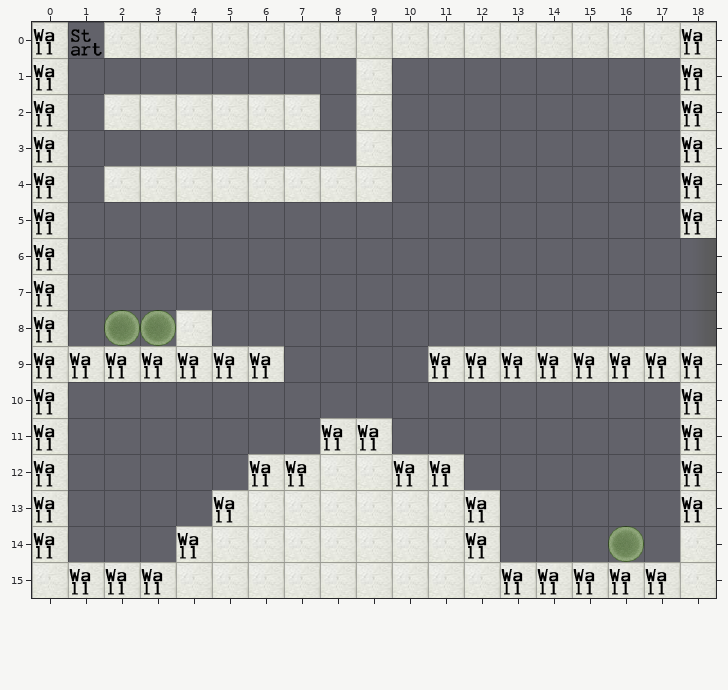
Level history. Tiled map: level1.tmx. Above: the version before the commit.
Cells are 48x48 px. Shown: x 0..18, y 0..15. Tiles whose own drawing changed are shown in their newer look in all pictures.
The result:
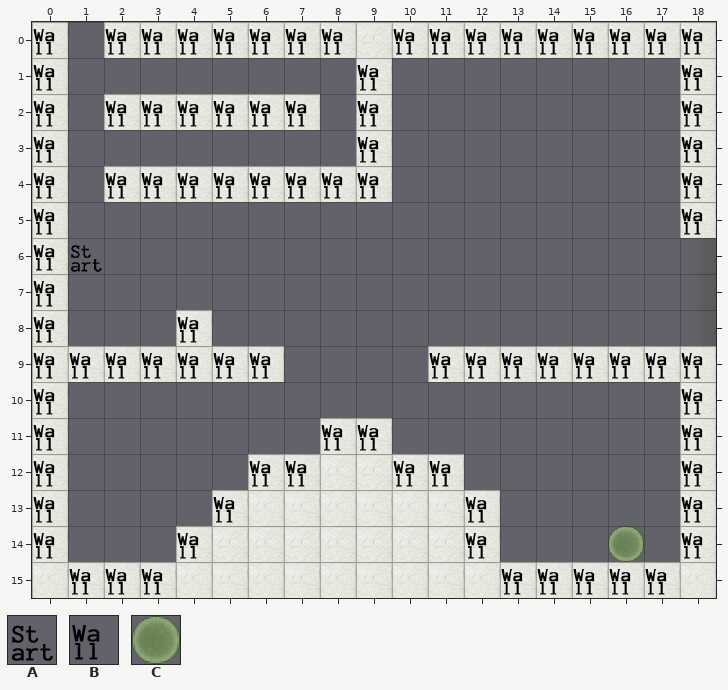
Key: from "objects": A 0, B 3, C 8.
_ is an empty cell.
See-through tiles are keyed as they look on the map.
What changed:
Layer "Tiles":
y 0: x 1 A -> _
Layer "Objects":
y 0: x 2..8 _______ -> BBBBBBB; x 10..17 ________ -> BBBBBBBB
y 1: x 9 _ -> B
y 2: x 2..7 ______ -> BBBBBB; x 9 _ -> B
y 3: x 9 _ -> B
y 4: x 2..9 ________ -> BBBBBBBB
y 6: x 1 _ -> A
y 8: x 2..4 CC_ -> __B
y 14: x 18 _ -> B
Pixel boxes of the changes (left, top, right, bottom) in both pictures:
changed: (71, 29, 667, 199)
added: (71, 245, 102, 272)
changed: (104, 310, 199, 346)
added: (681, 533, 703, 559)
